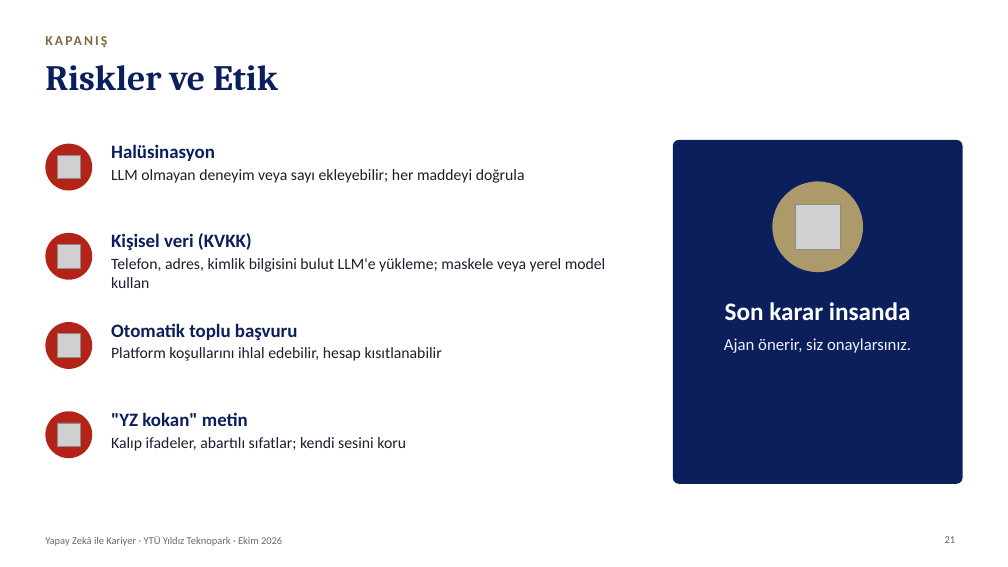
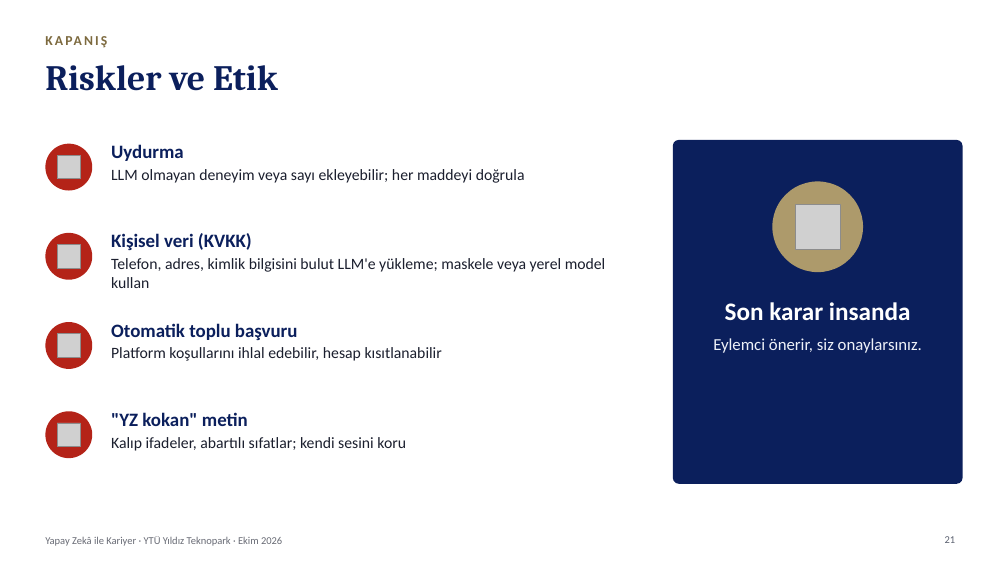
Before and after one commit to kaayra2000/kurslar, a slide deck: slide 21 of sunum/sunum.pptx. Drawn at 1008x567 pixels with LibreOffice and Linux fonts; fonts in the diff are those of the drawing; grey boxes stand for pictures; background and template pictures are left out. Boxes give left, top, right and bottom in pixels: in the first picture for what was removed or moved away, otherwise in the second. Text is boxed around its words. In the diff, an @@ line names an element or a change of style, - is before the commit and + after.

```diff
--- a/sunum/sunum.pptx
+++ b/sunum/sunum.pptx
@@ text at <box>111,144,184,161</box>: text changed @@
-Halüsinasyon
+Uydurma
@@ text at <box>713,338,922,353</box>: text changed @@
-Ajan önerir, siz onaylarsınız.
+Eylemci önerir, siz onaylarsınız.
```
Also in this commit, not shown: 12 other slides changed, 1 slide added, 1 slide removed, 4 other files.
